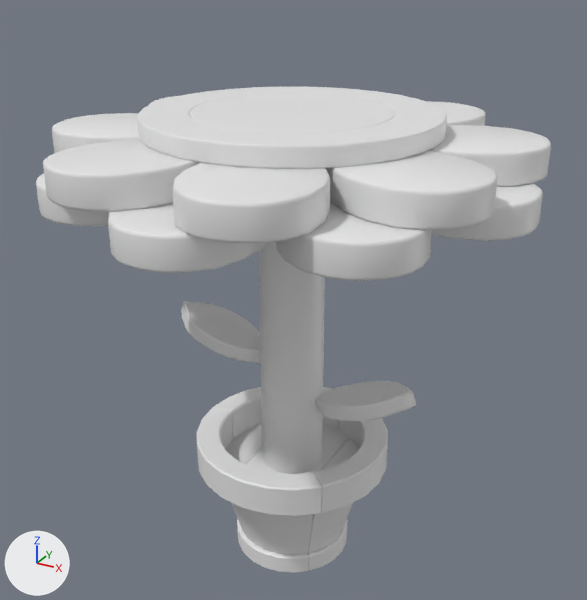
What one commit did to the FBX model Assets/Models/Screw Away/Level/level 7.fbx.
Camera for both pictures: a camera (50 mm lens) standing at (16.76, -9.6, 10.81) and looking at (10.66, 1.49, 5.27). Arrows for +X, +Y and +Z are at lower left; the lights stay in place. The first picture is the older version. Where no turn or scale is listed for an object, it has been applied to the vertices.

Script lines for the objects in view, before the commit:
```python
ob_box059 = bpy.data.objects.new('Box059', me_mesh_004)
ob_box059.location = (9.32, 1.36, 4.4)
ob_box059.rotation_euler = (-3.142, 0.319, 0.0)  # degrees (-180, 18, 0)
ob_box059.scale = (-0.01, -0.01, -0.01)
ob_cylinder010 = bpy.data.objects.new('Cylinder010', me_mesh_005)
ob_cylinder010.location = (10.71, 1.35, 8.32)
ob_cylinder016 = bpy.data.objects.new('Cylinder016', me_mesh_011)
ob_cylinder016.location = (10.71, -0.81, 7.44)
ob_cylinder020 = bpy.data.objects.new('Cylinder020', me_mesh_021)
ob_cylinder020.location = (8.66, 0.66, 7.92)
ob_cylinder023 = bpy.data.objects.new('Cylinder023', me_mesh_024)
ob_cylinder023.location = (12.65, 0.39, 7.92)
ob_cylinder024 = bpy.data.objects.new('Cylinder024', me_mesh_025)
ob_cylinder024.location = (12.76, 2.04, 7.92)
ob_cylinder026 = bpy.data.objects.new('Cylinder026', me_mesh_006)
ob_cylinder026.location = (10.71, 1.35, 8.32)
# also in view: 'Object049' at (9.9, 1.35, 1.49); 'Object047' at (10.45, 0.49, 1.59); 'Box058' at (12.05, 1.36, 3.76); 'Cylinder021' at (9.55, -0.64, 7.92); 'Object045' at (10.71, 1.35, 1.49)
```
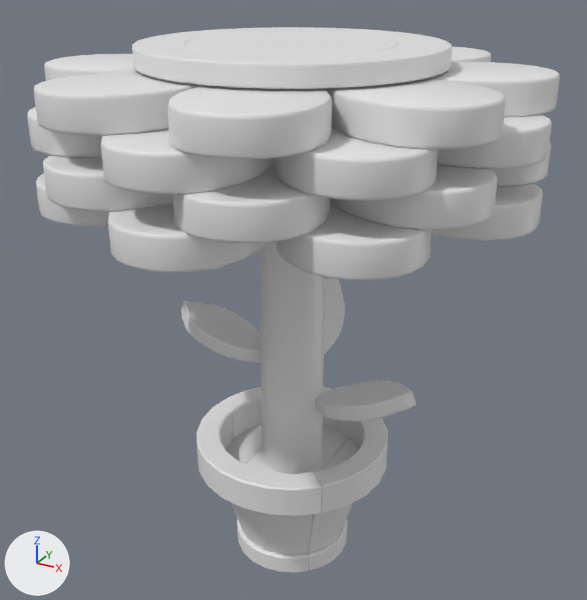
The newer file is also turned or shifted as a whole; pictures and numbers use the older file's frame.

What differs and where, as boxes [x1, y1, x2, y2] in the pictures (587 x 600 px):
'Cylinder010', moved: before [137, 87, 447, 169]; after [132, 27, 452, 89]
'Cylinder050', added: after [168, 85, 332, 159]
'Cylinder026', moved: before [189, 94, 395, 133]; after [185, 32, 399, 56]
'Cylinder051', added: after [325, 78, 506, 149]
'Cylinder045', added: after [275, 128, 438, 201]
'Cylinder049', added: after [34, 71, 204, 135]
'Cylinder044', added: after [101, 129, 275, 195]
'Box059', moved, turned: before [181, 301, 261, 363]; after [324, 278, 345, 353]
'Cylinder052', added: after [428, 62, 560, 117]
'Cylinder038', added: after [437, 114, 552, 169]
'Cylinder043', added: after [27, 107, 103, 158]
'Cylinder048', added: after [44, 54, 136, 81]
'Cylinder053', added: after [451, 47, 491, 62]
'Cylinder024', unchanged, covered by the edit: before [429, 125, 551, 187]; after [493, 142, 551, 187]
'Box110', unchanged, uncovered by the edit: after [181, 301, 261, 363]
'Cylinder020', unchanged, covered by the edit: before [52, 113, 139, 153]

What changed in the scene script:
```text
Add me_mesh_043:
    me_mesh_043.from_pydata(...)  # 200 vertices, 200 faces; spans x -0.87..1.27, y -1.5..1.61, z -0.24..0.24
Add me_mesh_039:
    me_mesh_039.from_pydata(...)  # 200 vertices, 200 faces; spans x -1.27..0.87, y -1.61..1.5, z -0.24..0.24
Add me_mesh_035:
    me_mesh_035.from_pydata(...)  # 200 vertices, 200 faces; spans x -1.19..1.46, y -1.46..1.19, z -0.24..0.24
Add me_mesh_038:
    me_mesh_038.from_pydata(...)  # 200 vertices, 200 faces; spans x -1.64..1.59, y -1.16..0.82, z -0.24..0.24
Add me_mesh_033:
    me_mesh_033.from_pydata(...)  # 200 vertices, 200 faces; spans x -1.46..1.19, y -1.46..1.19, z -0.24..0.24
Change ob_box059:
    ob_box059.location: (9.32, 1.36, 4.4) -> (10.53, 2.65, 4.4)
    ob_box059.rotation_euler: (-3.142, 0.319, 0.0) -> (2.217, 0.585, -1.456)  # degrees (-180, 18, 0) -> degrees (127, 34, -83)
Change ob_cylinder026:
    ob_cylinder026.location: (10.71, 1.35, 8.32) -> (10.71, 1.35, 9.32)
Change ob_cylinder010:
    ob_cylinder010.location: (10.71, 1.35, 8.32) -> (10.71, 1.35, 9.32)
Add ob_cylinder053:
    ob_cylinder053 = bpy.data.objects.new('Cylinder053', me_mesh_043)
    ob_cylinder053.location = (11.67, 3.29, 8.9)
Add ob_cylinder051:
    ob_cylinder051 = bpy.data.objects.new('Cylinder051', me_mesh_024.copy())  # the mesh of ob_cylinder023
    ob_cylinder051.location = (12.65, 0.39, 8.9)
Add ob_cylinder044:
    ob_cylinder044 = bpy.data.objects.new('Cylinder044', me_mesh_011.copy())  # the mesh of ob_cylinder016
    ob_cylinder044.location = (10.71, -0.81, 8.41)
Add ob_cylinder052:
    ob_cylinder052 = bpy.data.objects.new('Cylinder052', me_mesh_025.copy())  # the mesh of ob_cylinder024
    ob_cylinder052.location = (12.76, 2.04, 8.9)
Add ob_cylinder050:
    ob_cylinder050 = bpy.data.objects.new('Cylinder050', me_mesh_023.copy())  # the mesh of ob_cylinder022
    ob_cylinder050.location = (11.4, -0.7, 8.9)
Add ob_cylinder049:
    ob_cylinder049 = bpy.data.objects.new('Cylinder049', me_mesh_039)
    ob_cylinder049.location = (9.75, -0.59, 8.9)
Add ob_cylinder045:
    ob_cylinder045 = bpy.data.objects.new('Cylinder045', me_mesh_035)
    ob_cylinder045.location = (12.24, -0.18, 8.41)
Add ob_cylinder048:
    ob_cylinder048 = bpy.data.objects.new('Cylinder048', me_mesh_038)
    ob_cylinder048.location = (8.66, 0.66, 8.9)
Add ob_cylinder038:
    ob_cylinder038 = bpy.data.objects.new('Cylinder038', me_mesh_013.copy())  # the mesh of ob_cylinder009
    ob_cylinder038.location = (12.87, 1.35, 8.41)
Add ob_cylinder043:
    ob_cylinder043 = bpy.data.objects.new('Cylinder043', me_mesh_033)
    ob_cylinder043.location = (9.18, -0.18, 8.41)
```
